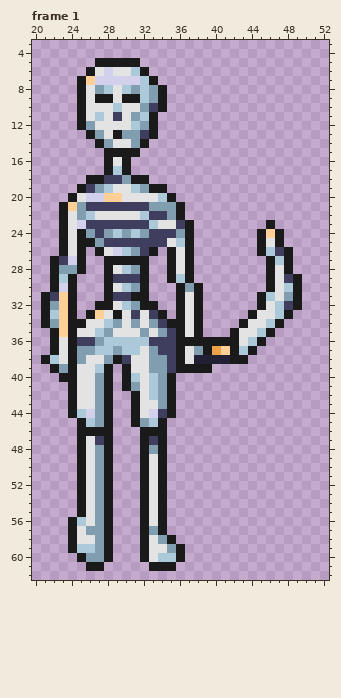
One commit to this pixel-art file: Assets/Sprites/Enemies/skeleton.aseprite. That is the earlier state.
64x64 pixels, 1 frame. Shown: frame 1: x 20..52, y 3..62. The commit also changed other frames, which this record leaves out.
After:
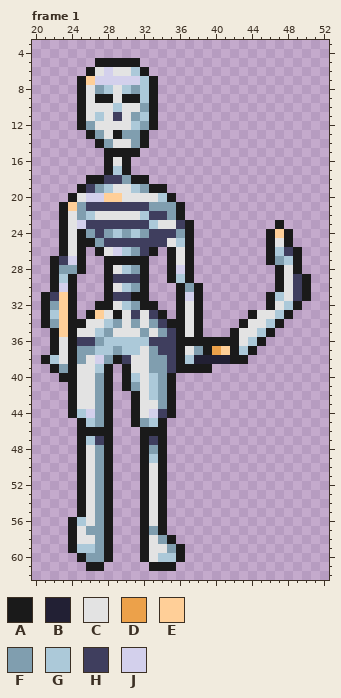
Palette (. is transparent): A #1a1a1a  B #222034  C #e3e3e3  D #eca14a  E #ffcf98  F #809eaf  G #acc9d9  H #3f3e5e  J #d3d0ec
Changes in this commit:
layer "Layer 1" now hidden
Frame 1, layer "idle":
y 8..9: x 33..34 FA -> A.
y 10: x 33..34 HA -> A.
y 13: x 32..33 HA -> A.
y 23: x 46..47 A. -> .A
y 24: x 45..48 AEA. -> .AEA
y 25: x 45..48 ACA. -> .ACA
y 26: x 45..49 AGHA. -> .AGHA
y 27: x 47..49 GA. -> FGA
y 28: x 36 C -> J; x 46..49 ACA. -> .ACA
y 29: x 46..50 ACHA. -> .ACHA
y 30: x 46..50 ACGA. -> .ACHA
y 31: x 37 C -> J; x 45..50 AGCFA. -> .AGCHA
y 32: x 45..48 ACGH -> .ACG
y 38: x 27 C -> J; x 37 C -> G
y 47: x 26 C -> G
y 49: x 33 C -> G
Where, in picture pixels (left, top, right, bottom), the same in both pictures:
changed: (140, 85, 167, 139)
changed: (257, 220, 311, 310)
changed: (176, 265, 194, 301)
changed: (95, 355, 104, 364)
changed: (185, 355, 194, 364)
changed: (86, 436, 95, 445)
changed: (149, 454, 158, 463)
